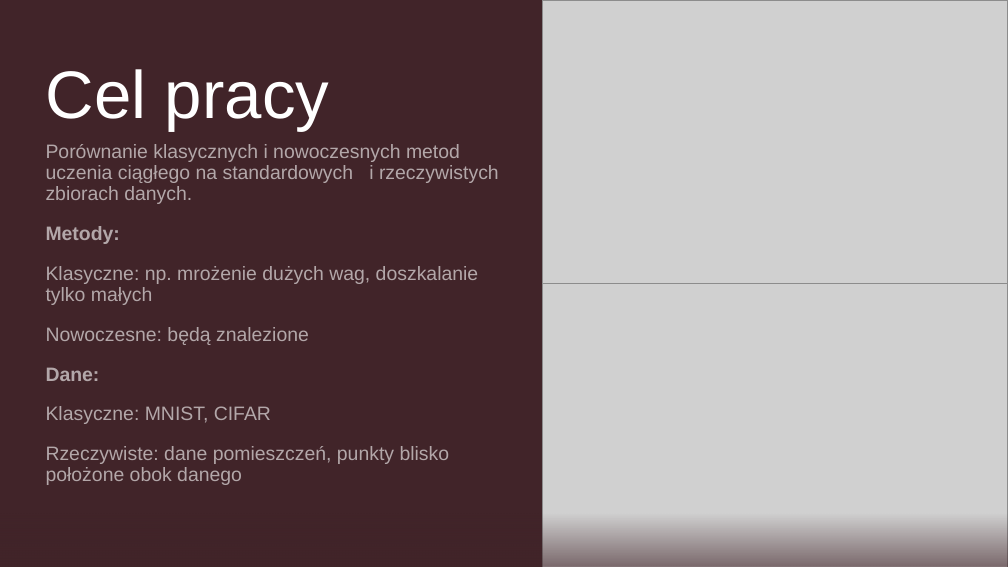
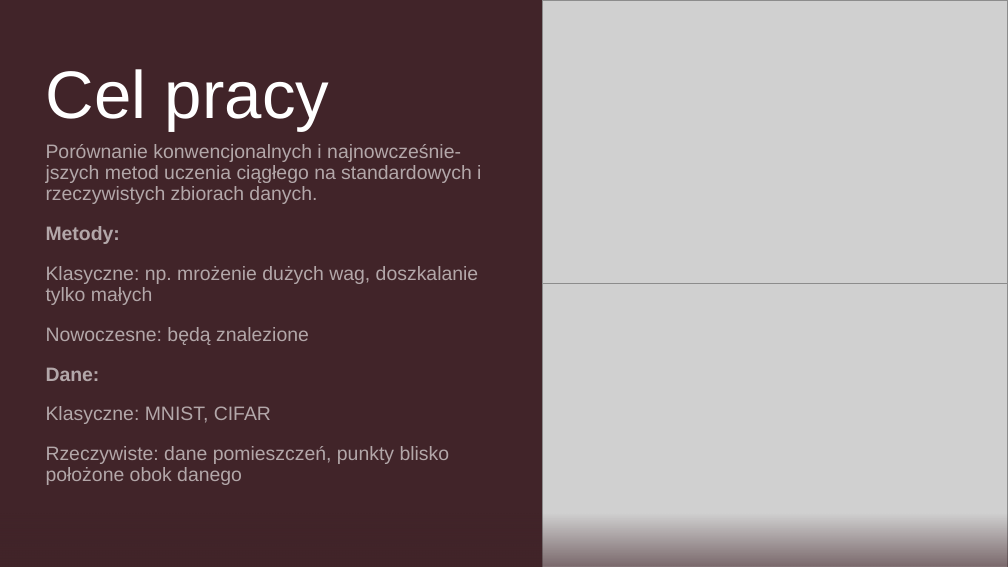
Before and after one commit to Mon4/lifelong-learning, a slide deck: slide 2 of pracownia/Etrych.pptx. Drawn at 1008x567 pixels with LibreOffice and Linux fonts; fonts in the diff are those of the drawing; grey boxes stand for pictures. Boxes give left, top, right and bottom in pixels: in the first picture for what was removed or moved away, otherwise in the second. Text is boxed around its words. In the diff, an @@ line names an element or a change of style, - is before the commit and + after.

```diff
--- a/pracownia/Etrych.pptx
+++ b/pracownia/Etrych.pptx
@@ text at bbox=[46, 144, 481, 204]: text changed @@
-Porównanie klasycznych i nowoczesnych metod uczenia ciągłego na standardowych i rzeczywistych zbiorach danych.
+Porównanie konwencjonalnych i najnowcześnie-jszych metod uczenia ciągłego na standardowych i rzeczywistych zbiorach danych.
```
Also in this commit, not shown: 6 slides added, 2 other files.
